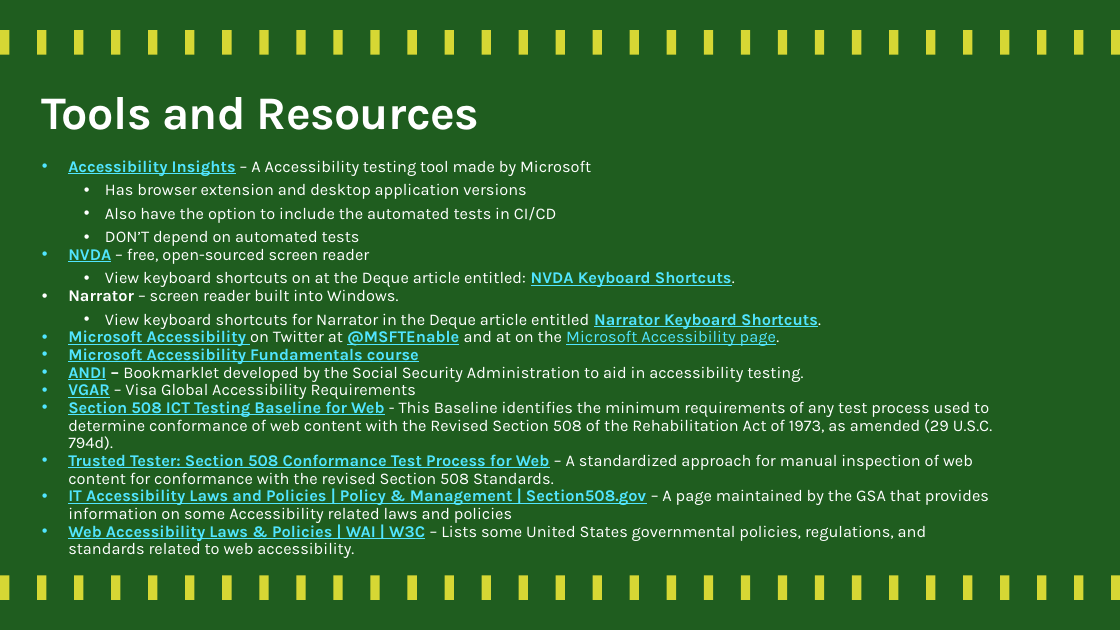
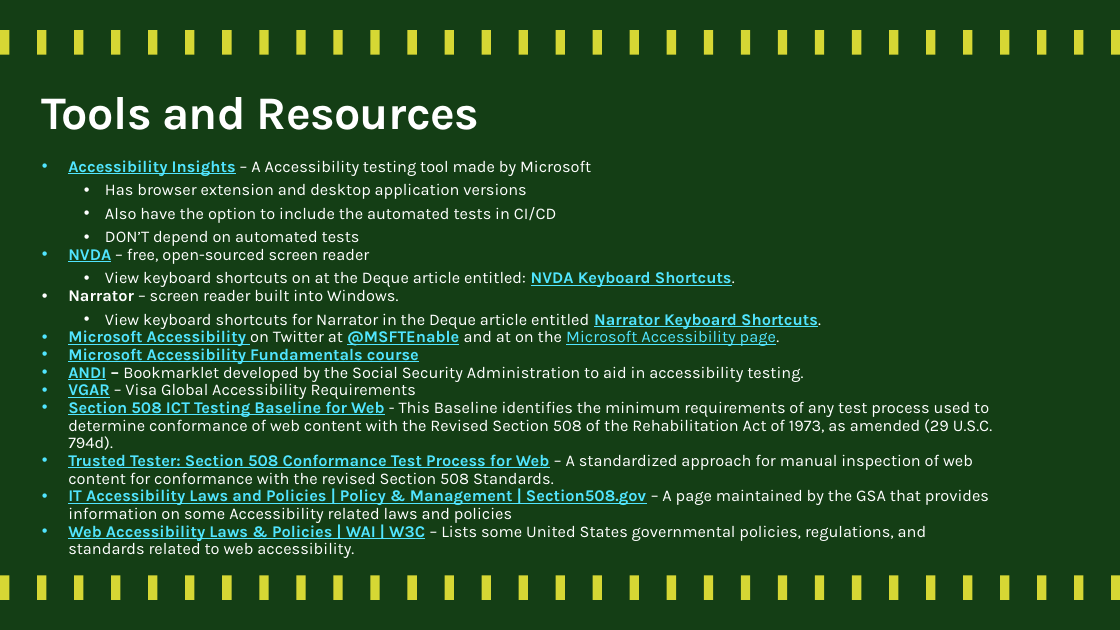
Before and after one commit to CorgiDev/A11y-Materials, a slide deck: slide 10 of Presentations/2025/Introduction to Accessibility.pptx (slide 9 before the commit). Drawn at 1120x630 pixels with LibreOffice and Linux fonts; fonts in the diff are those of the drawing. Boxes give left, top, right and bottom in pixels: in the first picture for what was removed or moved away, otherwise in the second. Text is boxed around its words. In the diff, an @@ line names an element or a change of style, - is before the commit and + after.

```diff
--- a/Presentations/2025/Introduction to Accessibility.pptx
+++ b/Presentations/2025/Introduction to Accessibility.pptx
@@ background #1F5D20 to #153E15 @@
```
Also in this commit, not shown: 2 other slides changed, 1 slide added.
